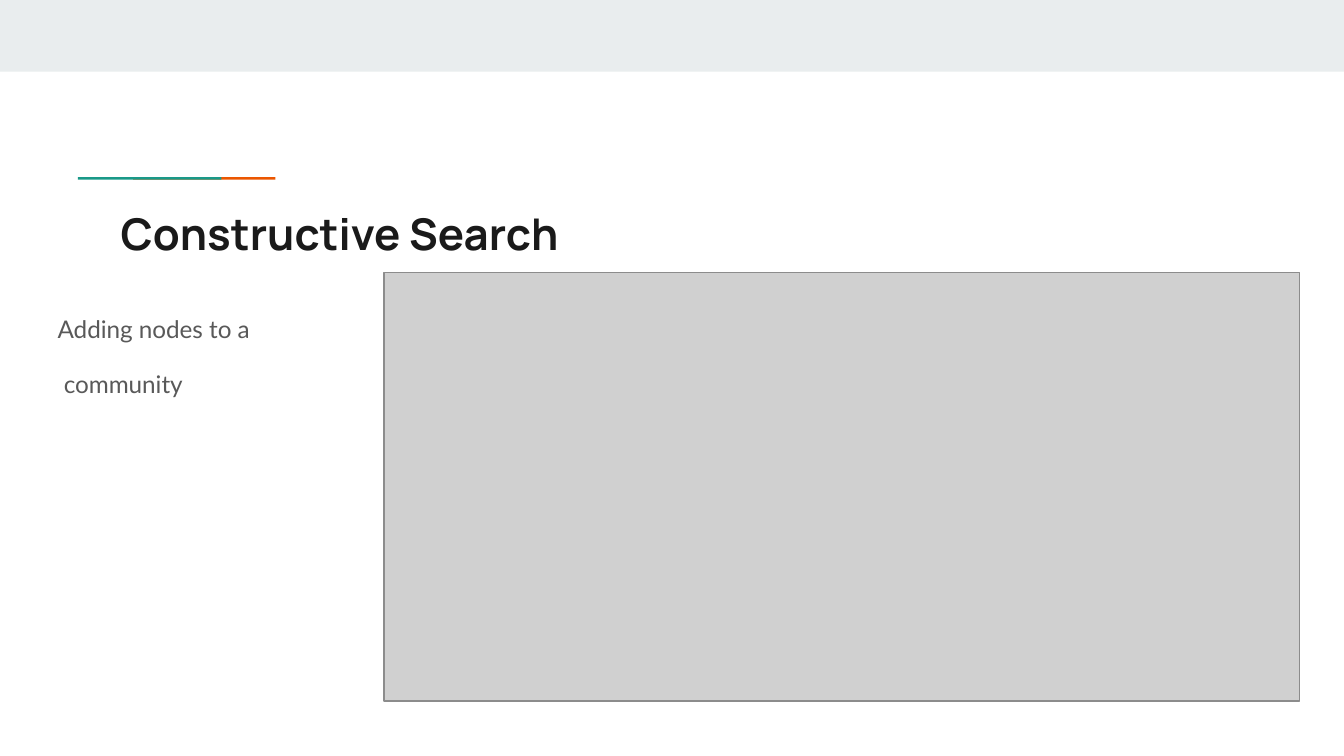
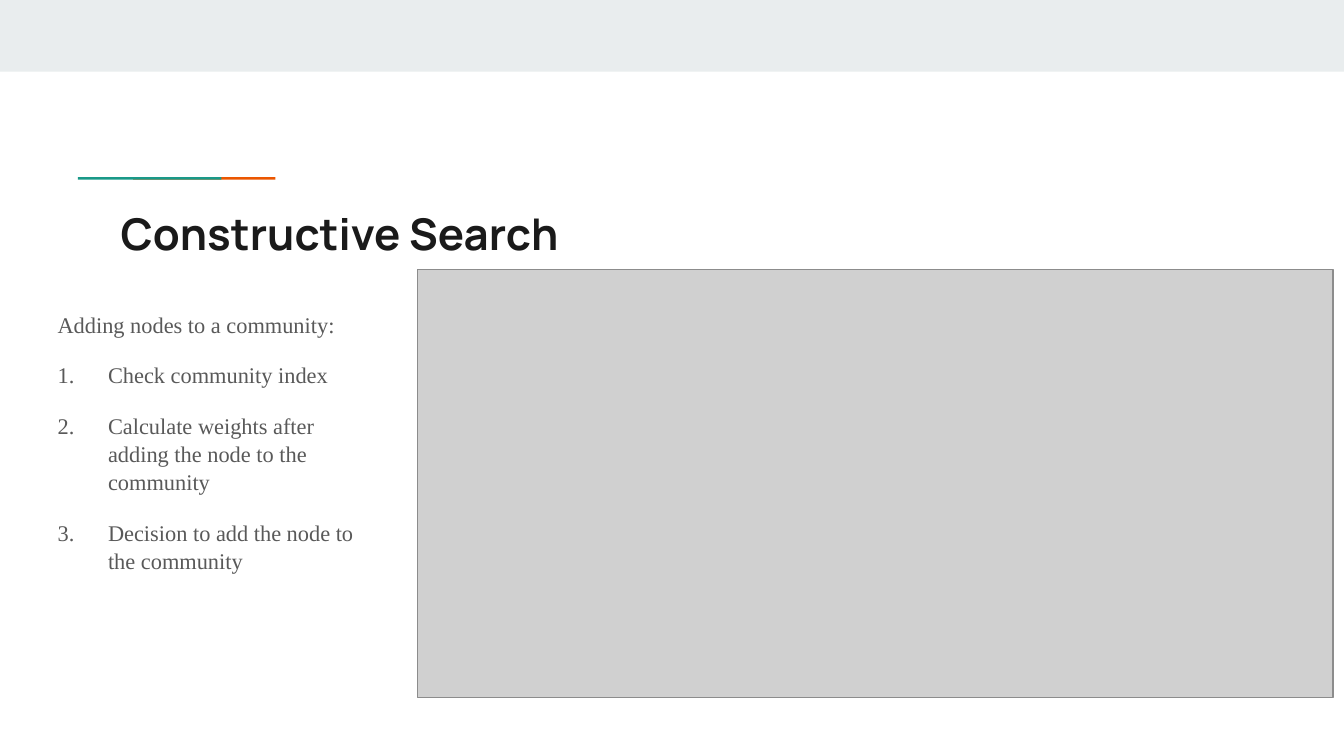
Before and after one commit to GayathriRangu/SIGEVO-Summer-School-S3-2024, a slide deck: slide 10 of presentation_team_2024.pptx. Drawn at 1344x756 pixels with LibreOffice and Linux fonts; fonts in the diff are those of the drawing; grey boxes stand for pictures. Boxes give left, top, right and bottom in pixels: in the first picture for what was removed or moved away, otherwise in the second. Text is boxed around its words. In the diff, an @@ line names an element or a change of style, - is before the commit and + after.

```diff
--- a/presentation_team_2024.pptx
+++ b/presentation_team_2024.pptx
@@ picture: place and size @@
-picture at <box>384,273,1300,702</box>
+picture at <box>418,269,1333,698</box>
@@ text at <box>58,317,353,574</box>: text changed; size 13 to 12 pt; font Lato to Times New Roman @@
-Adding nodes to a
-community
+Adding nodes to a community:
+1. Check community index
+2. Calculate weights after adding the node to the community
+3. Decision to add the node to the community
```
Also in this commit, not shown: 8 other slides changed, 1 slide added, 3 other files.
